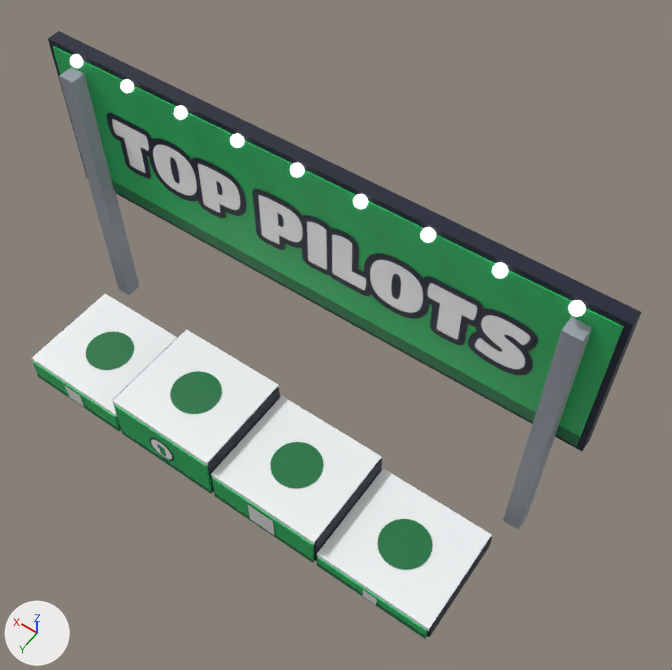
The glTF model Modeles/Lobby/Classement.glb as it was, and as the next commit left it.
Before and after are seen from a 50 mm camera at (-12.6, 12.3, 29.1) aimed at (-2.0, -2.6, 5.7). The lights are fixed; the arrows at lower left show +X, +Y and +Z. The picture after the commit comes second.

In view in the first picture: 'Marche_1', 'Marche_2', 'Marche_3', 'Marche_4', 'Panneau_TopPilots'.
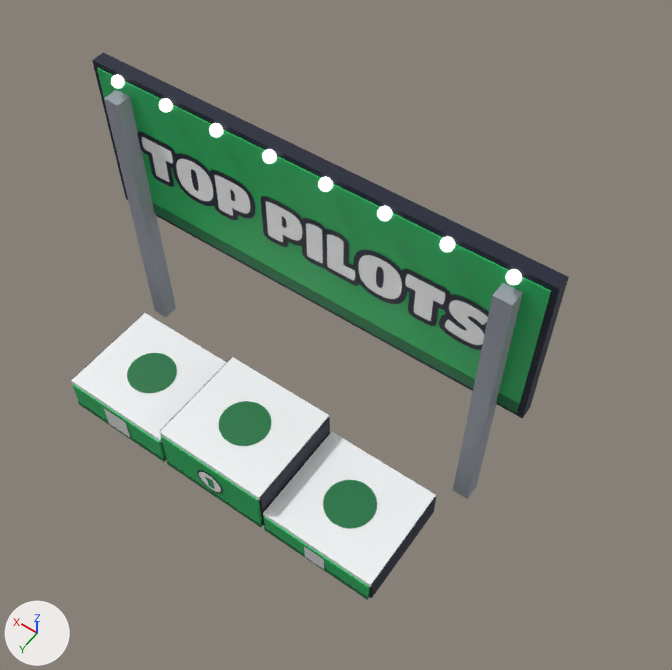
Location of each change, [x1, y1, x2, y2] in pixels of the pictures (672 x 670 px; the box of a moved part takes in the faces that stretch with it):
'Panneau_TopPilots', reshaped (20% narrower, 11% shorter): before [48, 31, 642, 530]; after [92, 53, 569, 499]
'Marche_2', moved: before [211, 396, 382, 563]; after [71, 313, 226, 462]
'Marche_3', moved: before [32, 294, 177, 431]; after [263, 432, 436, 600]
'Marche_1', moved: before [113, 329, 280, 494]; after [160, 357, 330, 527]
'Marche_4', deleted: before [317, 468, 492, 639]
    faces in mat_classementblanc (white #f6f8fa): [317, 468, 492, 631]
    faces in mat_classementvertfonce (dark green #167642): [317, 519, 433, 639]
    faces in mat_classementcontour (dark blue #161c32): [317, 469, 492, 637]
    faces in mat_classementvert (green #26b963): [317, 557, 428, 635]
part 4 of me_panneau_toppilots, moved or reshaped: before [503, 317, 593, 530]; after [453, 283, 523, 499]
part 5 of me_panneau_toppilots, moved or reshaped: before [59, 67, 139, 295]; after [104, 90, 176, 317]
part 6 of me_panneau_toppilots, added: after [92, 53, 569, 418]
part 7 of me_panneau_toppilots, added (green): after [97, 68, 551, 408]
part 8 of me_panneau_toppilots, added: after [152, 203, 520, 413]
part 9 of me_panneau_toppilots, moved or reshaped: before [420, 227, 436, 243]; after [439, 236, 456, 252]
part 10 of me_panneau_toppilots, moved or reshaped: before [353, 194, 369, 209]; after [377, 206, 393, 221]
part 11 of me_panneau_toppilots, moved or reshaped: before [290, 162, 305, 178]; after [318, 176, 333, 192]
part 12 of me_panneau_toppilots, moved or reshaped: before [230, 133, 245, 148]; after [262, 149, 277, 164]
part 13 of me_panneau_toppilots, moved or reshaped: before [174, 105, 188, 120]; after [209, 123, 224, 138]
part 14 of me_panneau_toppilots, moved or reshaped: before [70, 54, 83, 68]; after [159, 98, 173, 113]
part 15 of me_panneau_toppilots, rebuilt: before [48, 31, 642, 451]; after [137, 132, 489, 350]
part 16 of me_panneau_toppilots, deleted: before [568, 300, 586, 317]
part 17 of me_panneau_toppilots, moved or reshaped: before [53, 46, 624, 445]; after [111, 74, 522, 285]

The edits, one by one:
me_marche_2 is used by ob_marche_2; location (0.0, 0.0, 0.0).
me_marche_2 had 102 vertices, 178 faces and spanned x -4.4..0.0, y -2.02..2.03, z 0.0..1.48.
me_marche_2 now has 102 vertices, 178 faces and spans x 2.2..6.6, y -2.02..2.03, z 0.0..1.48.
me_marche_2 part 1: the whole mesh is moved by (6.6, 0.0, 0.0).
me_marche_1 is used by ob_marche_1; location (0.0, 0.0, 0.0).
me_marche_1 had 102 vertices, 178 faces and spanned x 0.0..4.4, y -2.02..2.03, z 0.0..2.08.
me_marche_1 now has 102 vertices, 178 faces and spans x -2.2..2.2, y -2.02..2.03, z 0.0..2.08.
me_marche_1 part 2: the whole mesh is moved by (-2.2, 0.0, 0.0).
me_marche_3 is used by ob_marche_3; location (0.0, 0.0, 0.0).
me_marche_3 had 102 vertices, 178 faces and spanned x 4.4..8.8, y -2.02..2.03, z 0.0..1.13.
me_marche_3 now has 102 vertices, 178 faces and spans x -6.6..-2.2, y -2.02..2.03, z 0.0..1.13.
me_marche_3 part 3: the whole mesh is moved by (-11.0, 0.0, 0.0).
me_panneau_toppilots is used by ob_panneau_toppilots; location (0.0, 0.0, 0.0).
me_panneau_toppilots had 422 vertices, 782 faces and spanned x -10.2..10.2, y -4.1..-3.0, z 0.0..11.2.
me_panneau_toppilots now has 380 vertices, 702 faces and spans x -8.2..8.2, y -4.1..-3.0, z 0.0..11.2.
me_panneau_toppilots part 4: the loose piece of 8 vertices spanning x -9.3..-8.7, y -3.6..-3.0, z 0.0..10.5 is moved by (2.0, 0.0, 0.0).
me_panneau_toppilots part 5: the loose piece of 8 vertices spanning x 8.7..9.3, y -3.6..-3.0, z 0.0..10.5 is moved by (-2.0, 0.0, 0.0).
me_panneau_toppilots part 6: a new loose piece, a box spanning x -8.2..8.2, y -4.1..-3.6, z 5.2..11.2, in mat_classementcontour (dark blue #161c32).
me_panneau_toppilots part 7: a new loose piece, a box spanning x -8.0..8.0, y -3.62..-3.55, z 5.4..11.0, in mat_classementvert (green #26b963).
me_panneau_toppilots part 8: a new loose piece, a box spanning x -8.0..8.0, y -3.61..-3.54, z 5.4..5.9, in mat_classementvertfonce (dark green #167642).
me_panneau_toppilots part 9: the loose piece of 42 vertices spanning x -4.6..-4.2, y -3.7..-3.2, z 10.8..11.2 is moved by (-0.6, 0.0, 0.0).
me_panneau_toppilots part 10: the loose piece of 42 vertices spanning x -2.4..-2.0, y -3.7..-3.2, z 10.8..11.2 is moved by (-0.8, 0.0, 0.0).
me_panneau_toppilots part 11: the loose piece of 42 vertices spanning x -0.2..0.2, y -3.7..-3.2, z 10.8..11.2 is moved by (-1.0, 0.0, 0.0).
me_panneau_toppilots part 12: the loose piece of 42 vertices spanning x 2.0..2.4, y -3.7..-3.2, z 10.8..11.2 is moved by (-1.2, 0.0, 0.0).
me_panneau_toppilots part 13: the loose piece of 42 vertices spanning x 4.2..4.6, y -3.7..-3.2, z 10.8..11.2 is moved by (-1.4, 0.0, 0.0).
me_panneau_toppilots part 14: the loose piece of 42 vertices spanning x 8.6..9.0, y -3.7..-3.2, z 10.8..11.2 is moved by (-3.8, 0.0, 0.0).
me_panneau_toppilots part 15: the loose piece of 8 vertices spanning x -10.2..10.2, y -4.1..-3.6, z 5.2..11.2 is rebuilt with 4 vertices and now spans x -7.5..7.5, y -3.5, z 6.5..10.3, in mat_classementtitre.
me_panneau_toppilots part 16: the loose piece of 42 vertices spanning x -9.0..-8.6, y -3.7..-3.2, z 10.8..11.2 is deleted.
me_panneau_toppilots part 17: 82 vertices removed from x -10.0..10.0, y -3.7..-3.2, z 5.4..11.2; 70 vertices added at x -7.2..7.2, y -3.7..-3.2, z 10.8..11.2.
Other edits to the shape of me_panneau_toppilots do not show in these pictures.
Object 'Marche_4' (ob_marche_4) is deleted.
